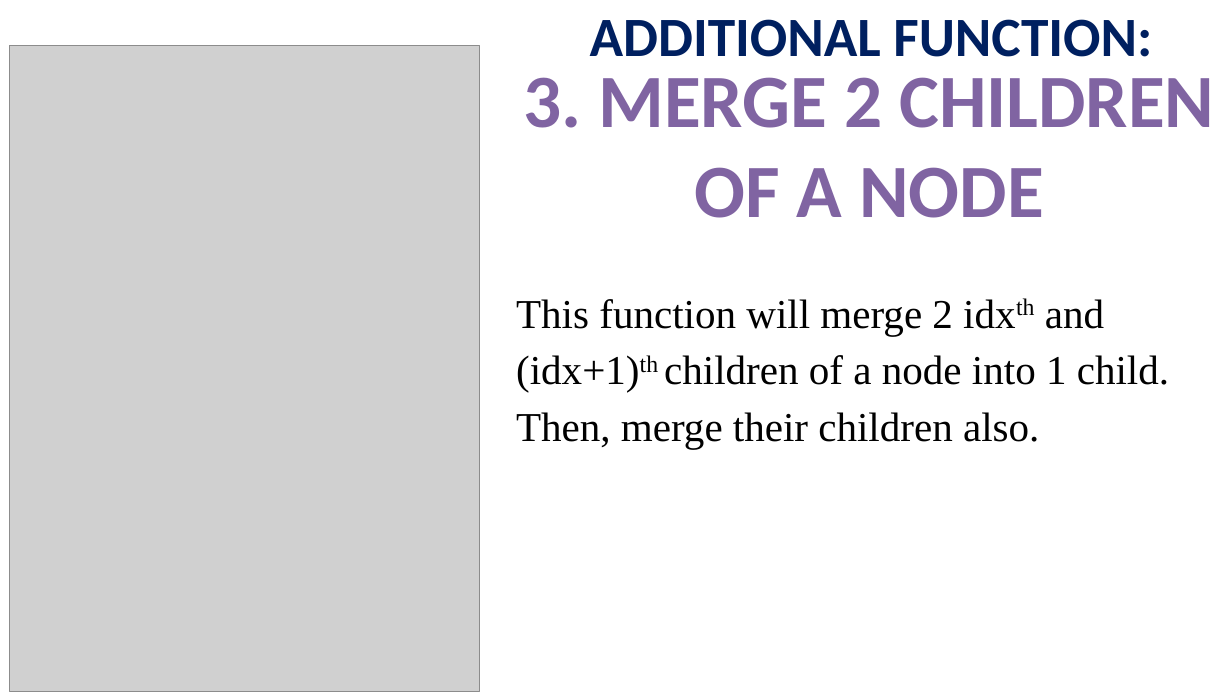
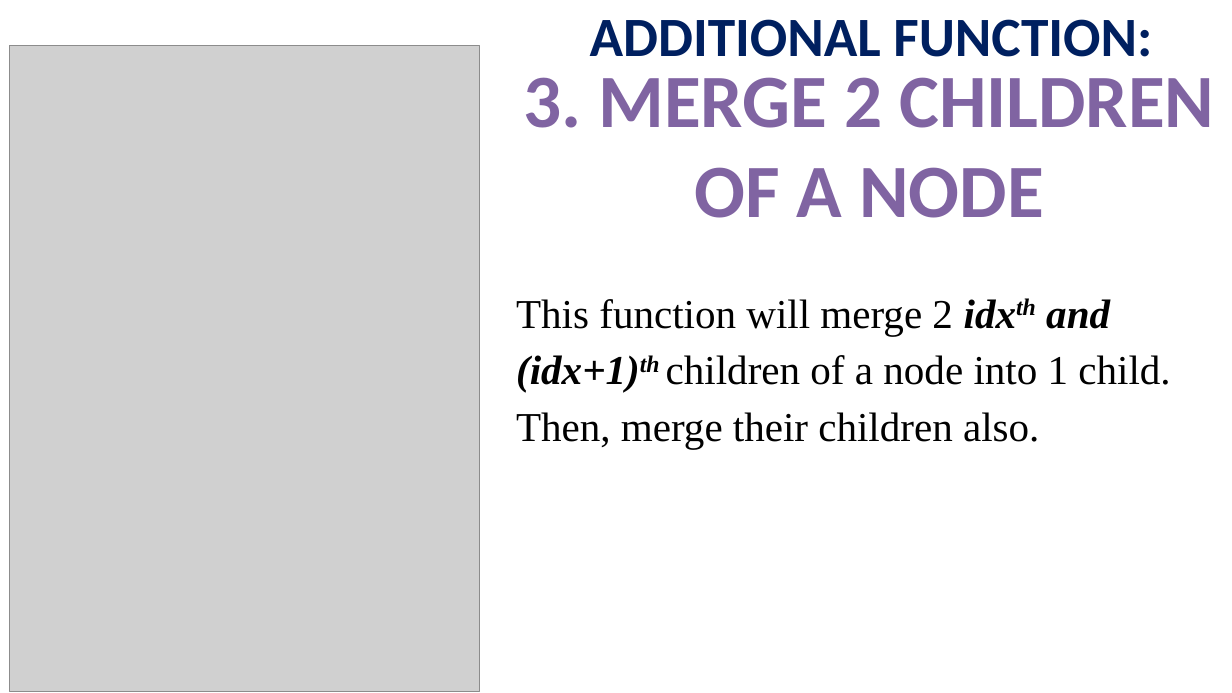
Before and after one commit to viettungvuong/Seminar, a slide deck: slide 50 of Seminar.pptx. Drawn at 1232x693 pixels with LibreOffice and Linux fonts; fonts in the diff are those of the drawing; grey boxes stand for pictures; background and template pictures are left out. Boxes give left, top, right and bottom in pixels: in the first picture for what was removed or moved away, otherwise in the second. Text is boxed around its words. In the diff, an @@ line names an element or a change of style, - is before the commit and + after.

```diff
--- a/Seminar.pptx
+++ b/Seminar.pptx
@@ text "This function will merge 2 ..." at [516, 299, 1170, 449]: bold on, italic on in "idxth and (idx+1)th" @@
```
